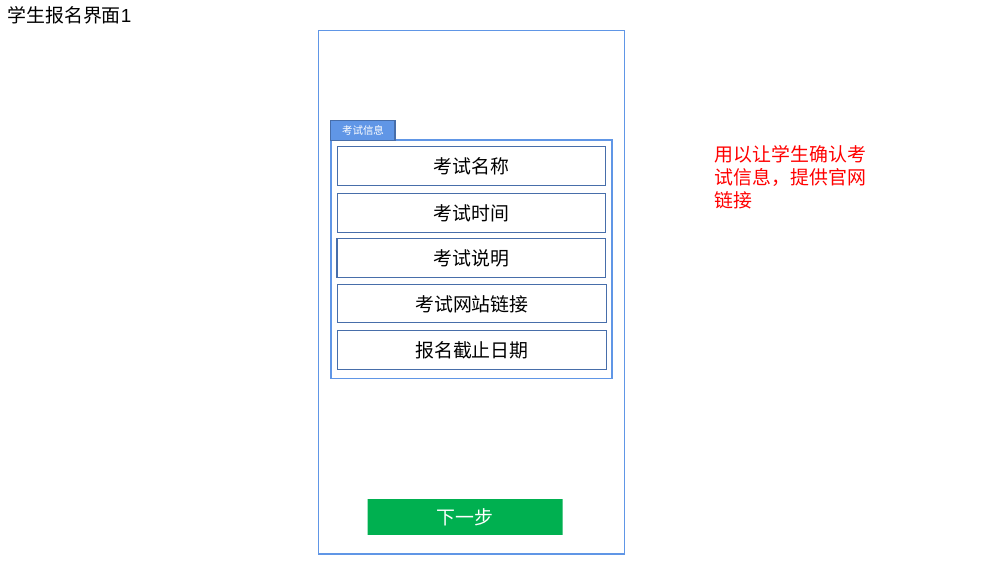
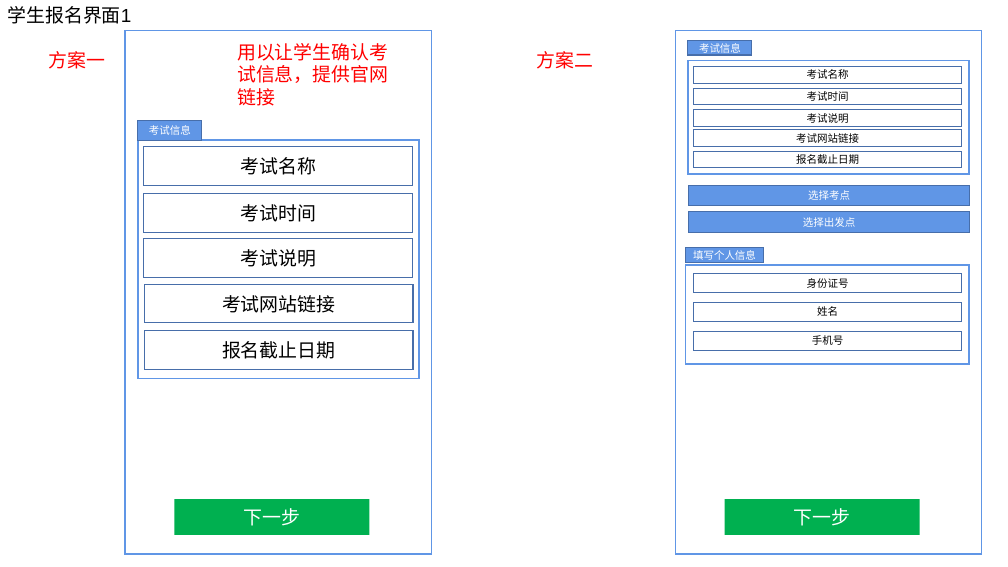
Before and after one commit to ISheenSomeOne/eTeam, a slide deck: slide 7 of eTeam需求界面1.pptx. Drawn at 1008x567 pixels with LibreOffice and Linux fonts; fonts in the diff are those of the drawing. Boxes give left, top, right and bottom in pixels: in the first picture for what was removed or moved away, otherwise in the second. Text is boxed around its words. In the diff, an @@ line names an element or a change of style, - is before the commit and + after.

```diff
--- a/eTeam需求界面1.pptx
+++ b/eTeam需求界面1.pptx
@@ text added at [49,51,106,69], 18 pt, text #FF0000 @@
+方案一
@@ rectangle: place and size @@
-rectangle at [318,30,625,554]
+rectangle at [126,30,432,554]
@@ text "用以让学生确认考试信息，提供官网链接": place and size @@
-text "用以让学生确认考试信息，提供官网链接" at [715,145,866,209]
+text "用以让学生确认考试信息，提供官网链接" at [237,43,388,106]
@@ text added at [537,51,594,69], 18 pt, text #FF0000 @@
+方案二
@@ rectangle added at [675,30,982,554], outline #6096E6 1.5 pt @@
@@ rectangle added at [688,41,752,55], fill #6096E6, outline #476FAA 1 pt, 10 pt, text #FFFFFF @@
+考试信息
@@ rectangle added at [688,60,969,174], outline #6096E6 1.5 pt @@
@@ rectangle added at [693,67,962,83], outline #476FAA 1 pt, 10 pt, text #000000 @@
+考试名称
@@ rectangle added at [693,88,962,105], outline #476FAA 1 pt, 10 pt, text #000000 @@
+考试时间
@@ rectangle added at [693,110,962,126], outline #476FAA 1 pt, 10 pt, text #000000 @@
+考试说明
@@ 8 rectangles: place and size @@
-8 rectangles at [331,121,613,535]
+8 rectangles at [138,121,419,535]
@@ rectangle added at [693,130,962,147], outline #476FAA 1 pt, 10 pt, text #000000 @@
+考试网站链接
@@ rectangle added at [693,151,962,168], outline #476FAA 1 pt, 10 pt, text #000000 @@
+报名截止日期
@@ rectangle added at [689,185,969,205], fill #6096E6, outline #476FAA 1 pt, 10 pt, text #FFFFFF @@
+选择考点
@@ rectangle added at [689,212,969,232], fill #6096E6, outline #476FAA 1 pt, 10 pt, text #FFFFFF @@
+选择出发点
@@ rectangle added at [686,265,969,364], outline #6096E6 1.5 pt @@
@@ rectangle added at [686,247,764,262], fill #6096E6, outline #476FAA 1 pt, 10 pt, text #FFFFFF @@
+填写个人信息
@@ rectangle added at [693,274,962,293], outline #476FAA 1 pt, 10 pt, text #000000 @@
+身份证号
@@ rectangle added at [693,302,962,321], outline #476FAA 1 pt, 10 pt, text #000000 @@
+姓名
@@ rectangle added at [693,331,962,350], outline #476FAA 1 pt, 10 pt, text #000000 @@
+手机号
@@ rectangle added at [724,499,920,535], fill #00B050, 18 pt, text #FFFFFF @@
+下一步
```
Also in this commit, not shown: 8 other slides changed, 11 slides added, 3 other files.
